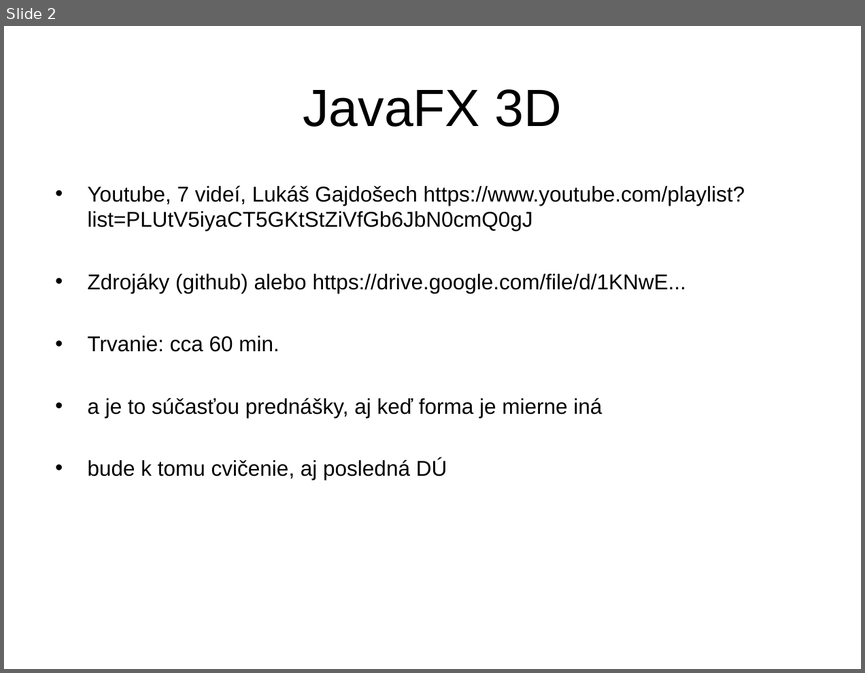
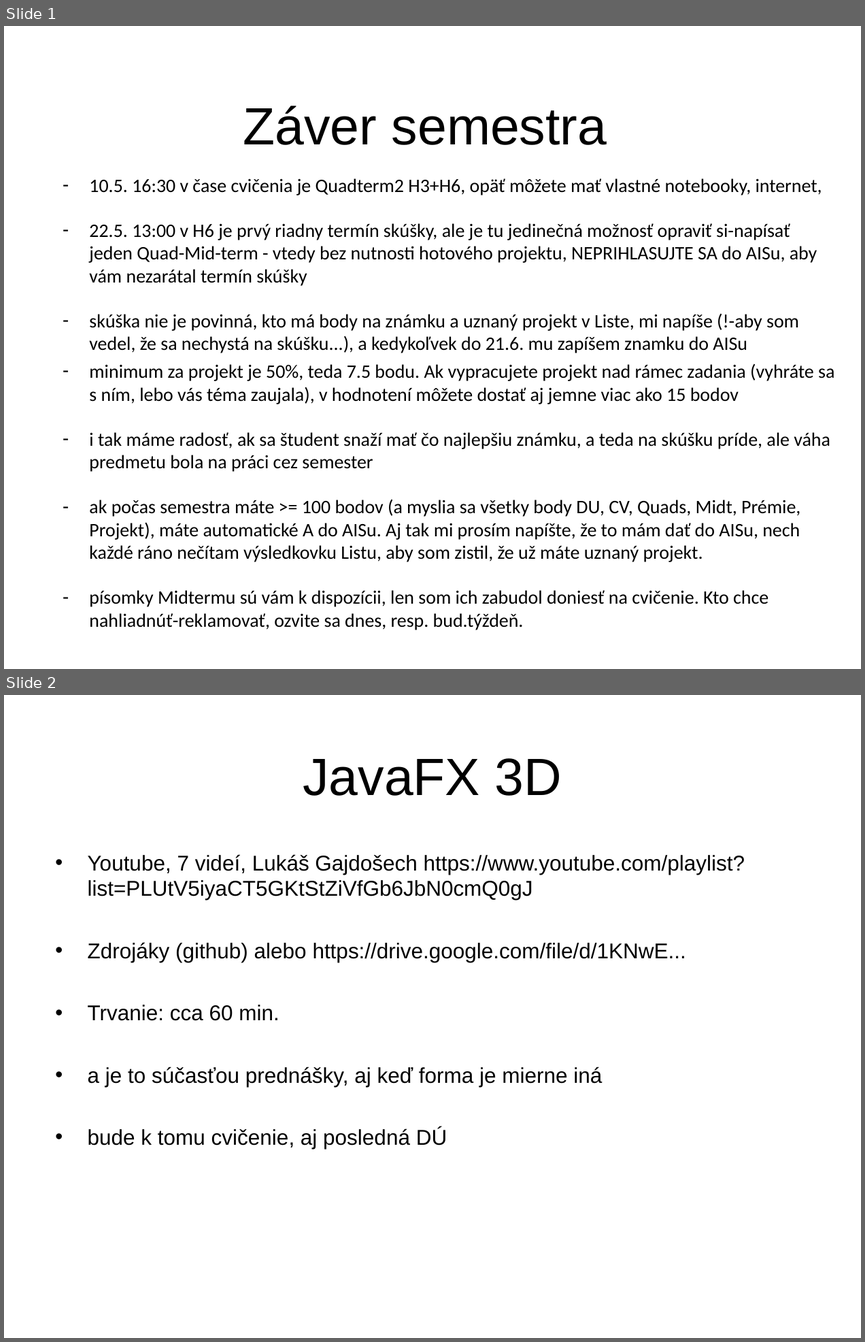
Before and after one commit to Programovanie4/Prednasky, a slide deck: 11/11_java.ppt. Shown one above the other, each under a label of ours: slide 2 before the commit, slides 1 and 2 after it. The pictures are 865x673 and 865x1342 pixels, drawn with LibreOffice and Linux fonts; fonts in the diff are those of the drawing. Boxes give left, top, right and bottom in pixels: in the first picture for what was removed or moved away, otherwise in the second. Text is boxed around its words. In the diff, an @@ line names an element or a change of style, - is before the commit and + after.

Commit message:
jedenasty tyzden

```diff
--- a/11/11_java.ppt
+++ b/11/11_java.ppt
@@ slide 1 added at box(4, 26, 861, 669), background #FFFFFF @@
@@ title added at box(243, 106, 607, 145), 44 pt, text #000000 @@
+Záver semestra
@@ subtitle added at box(89, 178, 834, 630), 16 pt, text #000000 @@
+– 10.5. 16:30 v čase cvičenia je Quadterm2 H3+H6, opäť môžete mať vlastné notebooky, internet,
+– 22.5. 13:00 v H6 je prvý riadny termín skúšky, ale je tu jedinečná možnosť opraviť si-napísať jeden Quad-Mid-term - vtedy bez nutnosti hotového projektu, NEPRIHLASUJTE SA do AISu, aby vám nezarátal termín skúšky
+– skúška nie je povinná, kto má body na známku a uznaný projekt v Liste, mi napíše (!-aby som vedel, že sa nechystá na skúšku...), a kedykoľvek do 21.6. mu zapíšem znamku do AISu
+– minimum za projekt je 50%, teda 7.5 bodu. Ak vypracujete projekt nad rámec zadania (vyhráte sa s ním, lebo vás téma zaujala), v hodnotení môžete dostať aj jemne viac ako 15 bodov
+– i tak máme radosť, ak sa študent snaží mať čo najlepšiu známku, a teda na skúšku príde, ale váha predmetu bola na práci cez semester
+– ak počas semestra máte >= 100 bodov (a myslia sa všetky body DU, CV, Quads, Midt, Prémie, Projekt), máte automatické A do AISu. Aj tak mi prosím napíšte, že to mám dať do AISu, nech každé ráno nečítam výsledkovku Listu, aby som zistil, že už máte uznaný projekt.
+– písomky Midtermu sú vám k dispozícii, len som ich zabudol doniesť na cvičenie. Kto chce nahliadnúť-reklamovať, ozvite sa dnes, resp. bud.týždeň.
```
Also in this commit, not shown: 2 slides changed, 1 slide removed, 3 other files.
